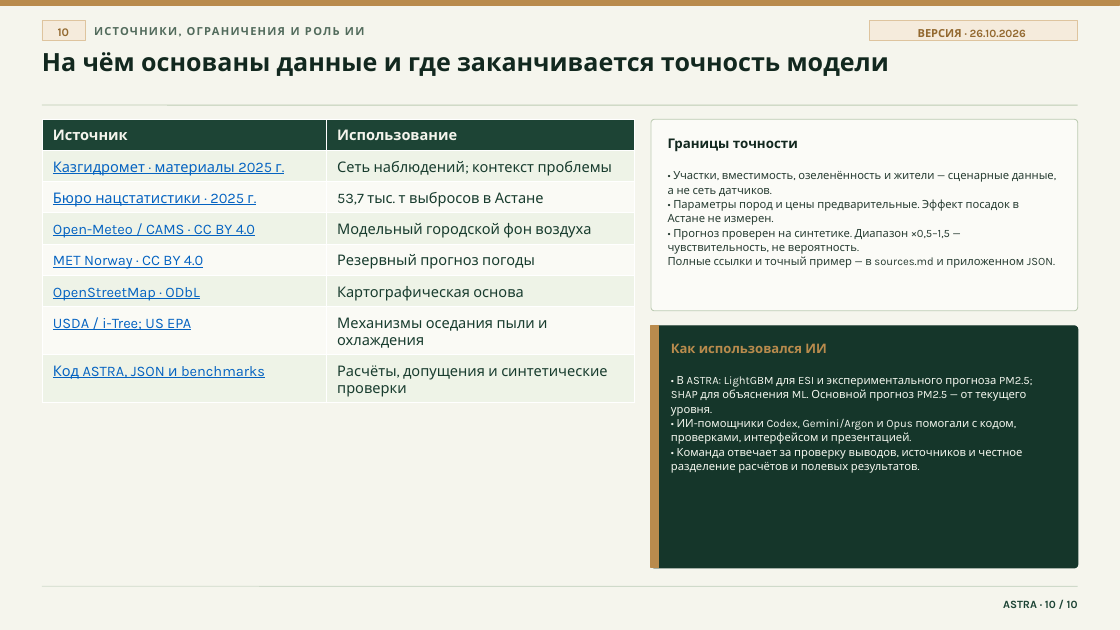
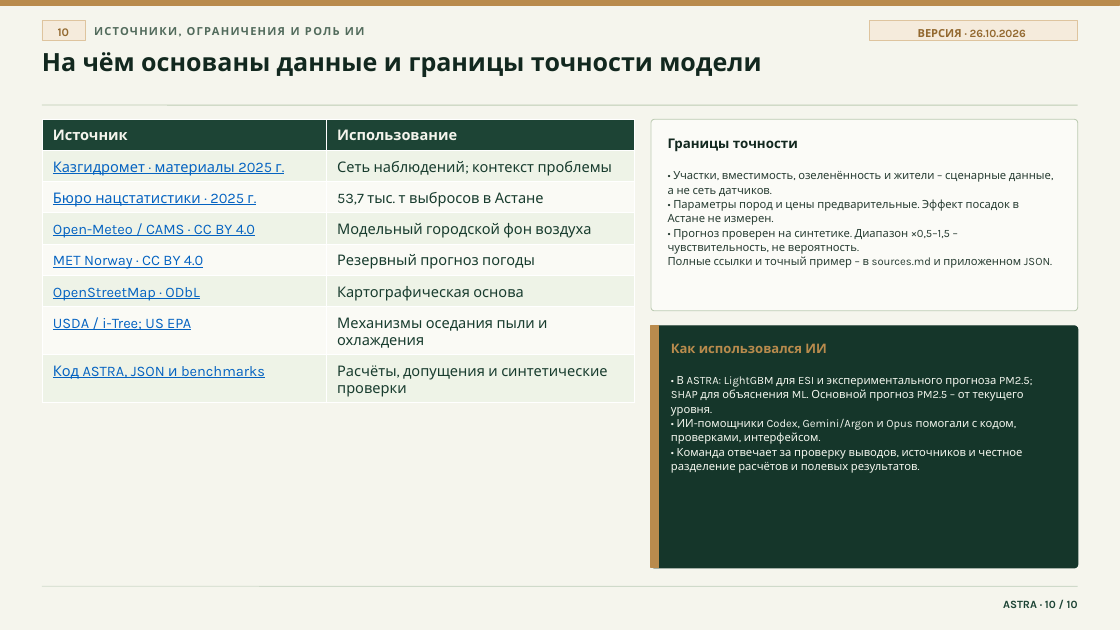
Before and after one commit to GL1NoMe5/A.S.T.R.A, a slide deck: slide 10 of docs/presentation/v2/ASTRA_GreenHack_v2.pptx. Drawn at 1120x630 pixels with LibreOffice and Linux fonts; fonts in the diff are those of the drawing. Boxes give left, top, right and bottom in pixels: in the first picture for what was removed or moved away, otherwise in the second. Text is boxed around its words. In the diff, an @@ line names an element or a change of style, - is before the commit and + after.

```diff
--- a/docs/presentation/v2/ASTRA_GreenHack_v2.pptx
+++ b/docs/presentation/v2/ASTRA_GreenHack_v2.pptx
@@ text at (42,52,761,77): text changed @@
-На чём основаны данные и где заканчивается точность модели
+На чём основаны данные и границы точности модели
@@ text at (668,171,1051,196): text changed @@
-• Участки, вместимость, озеленённость и жители — сценарные данные, а не сеть датчиков.
+• Участки, вместимость, озеленённость и жители – сценарные данные, а не сеть датчиков.
@@ text at (668,229,1052,268): text changed @@
-• Прогноз проверен на синтетике. Диапазон ×0,5–1,5 — чувствительность, не вероятность.
-Полные ссылки и точный пример — в sources.md и приложенном JSON.
+• Прогноз проверен на синтетике. Диапазон ×0,5–1,5 – чувствительность, не вероятность.
+Полные ссылки и точный пример – в sources.md и приложенном JSON.
@@ text at (671,376,1032,444): text changed @@
-• В ASTRA: LightGBM для ESI и экспериментального прогноза PM2.5; SHAP для объяснения ML. Основной прогноз PM2.5 — от текущего уровня.
-• ИИ-помощники Codex, Gemini/Argon и Opus помогали с кодом, проверками, интерфейсом и презентацией.
+• В ASTRA: LightGBM для ESI и экспериментального прогноза PM2.5; SHAP для объяснения ML. Основной прогноз PM2.5 – от текущего уровня.
+• ИИ-помощники Codex, Gemini/Argon и Opus помогали с кодом, проверками, интерфейсом.
```
Also in this commit, not shown: 7 other slides changed, 5 other files.
